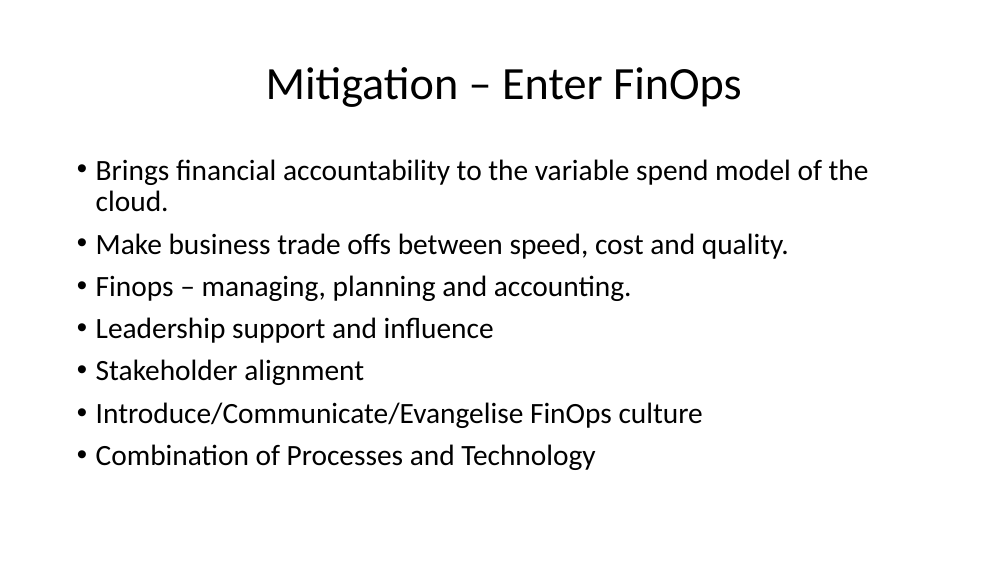
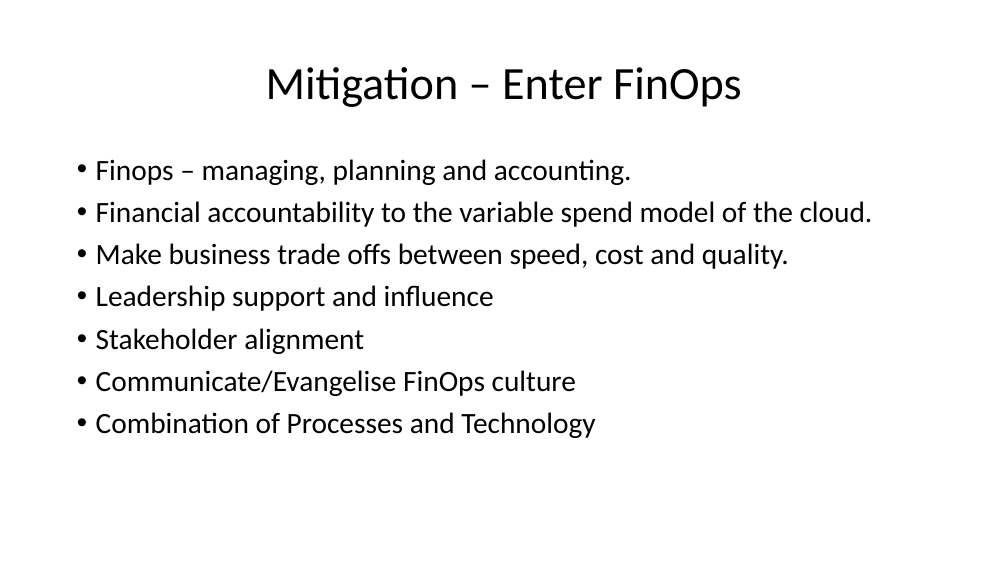
Before and after one commit to peterperov/MSFTCSA, a slide deck: slide 9 of 104-FinOps/Azure FinOps - Introduction.pptx. Drawn at 1008x567 pixels with LibreOffice and Linux fonts; fonts in the diff are those of the drawing. Boxes give left, top, right and bottom in pixels: in the first picture for what was removed or moved away, otherwise in the second. Text is boxed around its words. In the diff, an @@ line names an element or a change of style, - is before the commit and + after.

Commit message:
finops

```diff
--- a/104-FinOps/Azure FinOps - Introduction.pptx
+++ b/104-FinOps/Azure FinOps - Introduction.pptx
@@ text at [96, 159, 873, 227]: text changed @@
-• Brings financial accountability to the variable spend model of the cloud.
+• Finops – managing, planning and accounting.
+• Financial accountability to the variable spend model of the cloud.
@@ text at [96, 275, 632, 301]: paragraph removed @@
-• Finops – managing, planning and accounting.
@@ text at [96, 370, 576, 396]: text changed @@
-• Introduce/Communicate/Evangelise FinOps culture
+• Communicate/Evangelise FinOps culture
```
Also in this commit, not shown: 14 other slides changed, 2 slides added.
